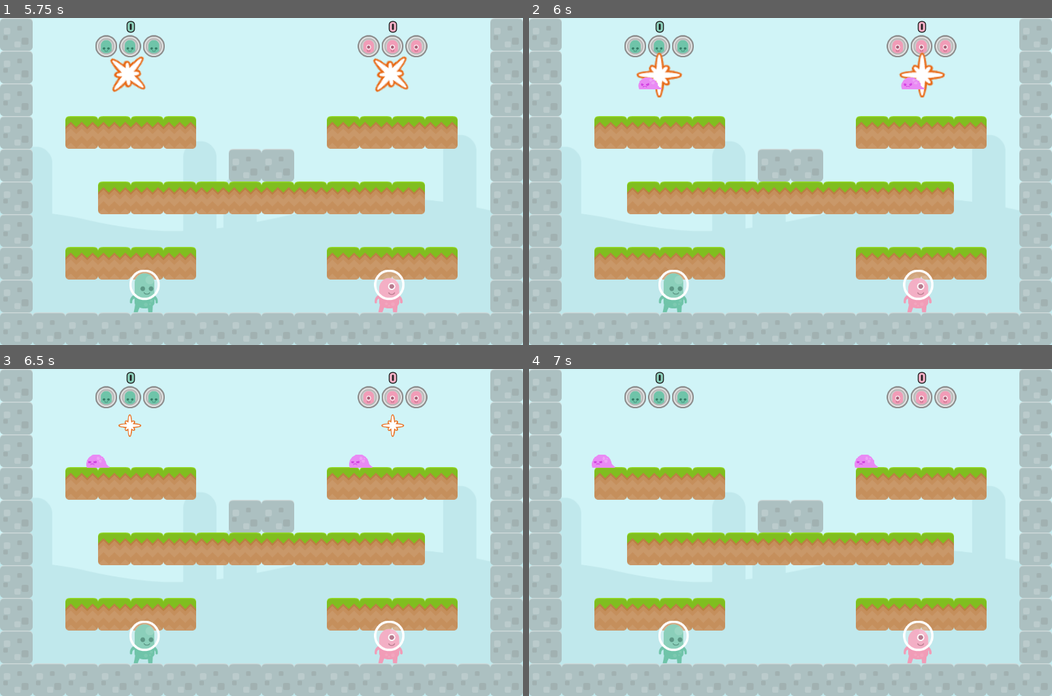
Above: before the commit, frames 1-4 (two rows, left to right).
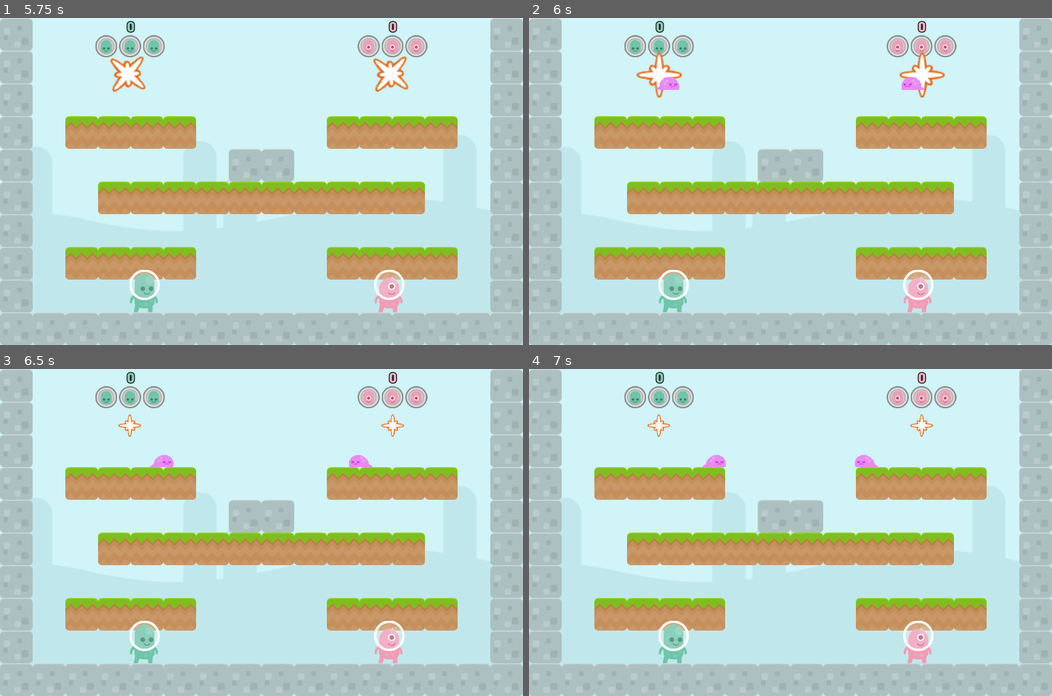
Above: after the commit, the same moments.

Repository: doctor-g/AltNaGaDeMon2021
Game: Godot game, scene res://World/World.tscn
The game is run twice, just before and just after one commit, with the same random seed, the same clock (stepped at 60 frames per second) and the same inputs.
Inputs:
- Up to frame 1 (5.75 s): tap Enter at 0.5, 2, 3.5 s; tap Space at 1.25, 2.75, 4.25 s
- Up to frame 2 (6 s): no input
- Up to frame 3 (6.5 s): no input
- Up to frame 4 (7 s): no input

Frame 1 is identical in both runs. In frame 2, 0.3% of the frame differs, in the area x 20-76%, y 18-22%; in frame 3, 0.3%; in frame 4, 0.5%, in the area x 12-78%, y 13-31%.

Commit message:
Allow spawner to configure left or right direction of enemies

Diff:
--- a/project/Enemies/Slime/Slime.gd
+++ b/project/Enemies/Slime/Slime.gd
@@ -4,18 +4,21 @@
 
 export var speed := 100
 
+# Which direction is this thing moving
+export var direction := Vector2.LEFT
+
 var captured := false setget _set_captured
 
 var _gravity = ProjectSettings.get_setting("physics/2d/default_gravity")
 var _velocity := Vector2.ZERO
-var _moving_right := false
+
 
 onready var _sprite := $AnimatedSprite
 onready var _anim_player := $AnimationPlayer
 
 func _ready():
 	# The slime defaults to facing left
-	_velocity.x = -speed
+	_velocity.x = speed * direction.x
 
 	# Give each instance its own shader
 	_sprite.material = _sprite.material.duplicate()
@@ -26,9 +29,9 @@
 		_velocity.y += _gravity
 		_velocity = move_and_slide(_velocity, Vector2.UP)
 		if is_on_wall():
-			_moving_right = not _moving_right
-			_velocity.x = speed if _moving_right else -speed
-		_sprite.flip_h = _moving_right
+			direction.x *= -1
+			_velocity.x = direction.x * speed
+		_sprite.flip_h = direction.x > 0
 
 
 # Damage the enemy, with the damage coming from the given source (pawn)
--- a/project/Enemies/Slime/Slime.tscn
+++ b/project/Enemies/Slime/Slime.tscn
@@ -56,7 +56,6 @@
 position = Vector2( 1, -13 )
 frames = SubResource( 1 )
 animation = "walk"
-frame = 1
 playing = true
 
 [node name="CollisionShape2D" type="CollisionShape2D" parent="."]
--- a/project/Spawner/Spawner.gd
+++ b/project/Spawner/Spawner.gd
@@ -4,16 +4,24 @@
 
 const _SLIME := preload("res://Enemies/Slime/Slime.tscn")
 
+# These constants are tied to the export values for facing below.
+const _LEFT := 0
+const _RIGHT := 1
+
 # The number of enemies to spawn before this spawner is done
-export var number := 3
+export var number_to_spawn := 3
+
+# Which direction are things facing that come forth
+export(int, "left", "right") var facing := _LEFT
 
 onready var _anim_player := $AnimationPlayer
 
 func spawn():
 	var enemy :Node2D = _SLIME.instance()
 	enemy.global_position = global_position
+	enemy.direction = Vector2.LEFT if facing==_LEFT else Vector2.RIGHT
 	get_parent().add_child(enemy)
-	number -= 1
+	number_to_spawn -= 1
 	emit_signal("enemy_spawned", enemy)
 
 
@@ -22,7 +30,7 @@
 
 
 func _on_AnimationPlayer_animation_finished(anim_name):
-	if anim_name=="spawn" and number==0:
+	if anim_name=="spawn" and number_to_spawn==0:
 		_anim_player.play("disappear")
 	elif anim_name=="disappear":
 		queue_free()
--- a/project/World/Level.tscn
+++ b/project/World/Level.tscn
@@ -122,8 +122,7 @@
 
 [node name="Spawner" parent="Spawners" instance=ExtResource( 5 )]
 position = Vector2( 840, 120 )
-number = 1
 
 [node name="Spawner2" parent="Spawners" instance=ExtResource( 5 )]
 position = Vector2( 277, 120 )
-number = 1
+facing = 1
